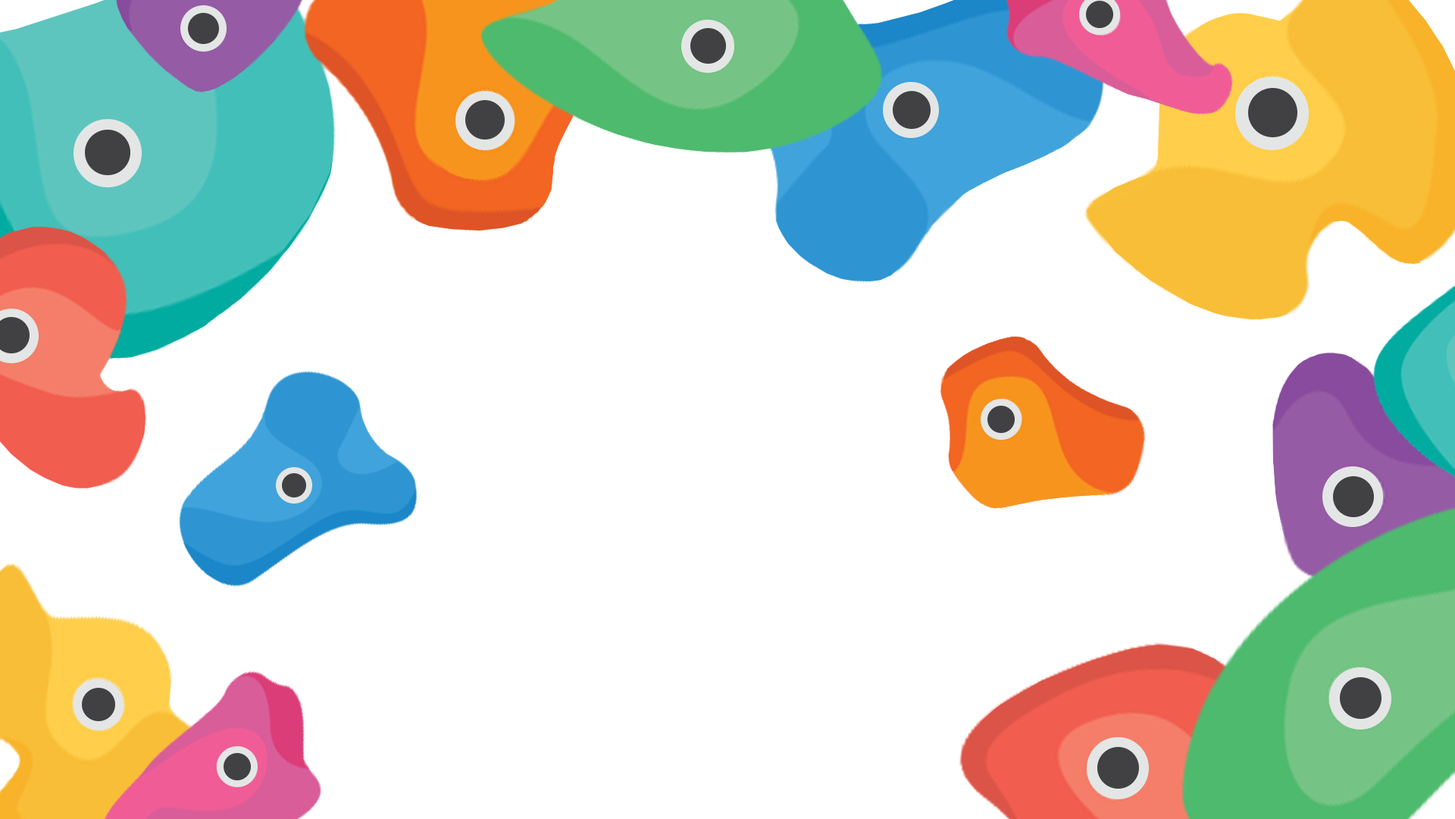
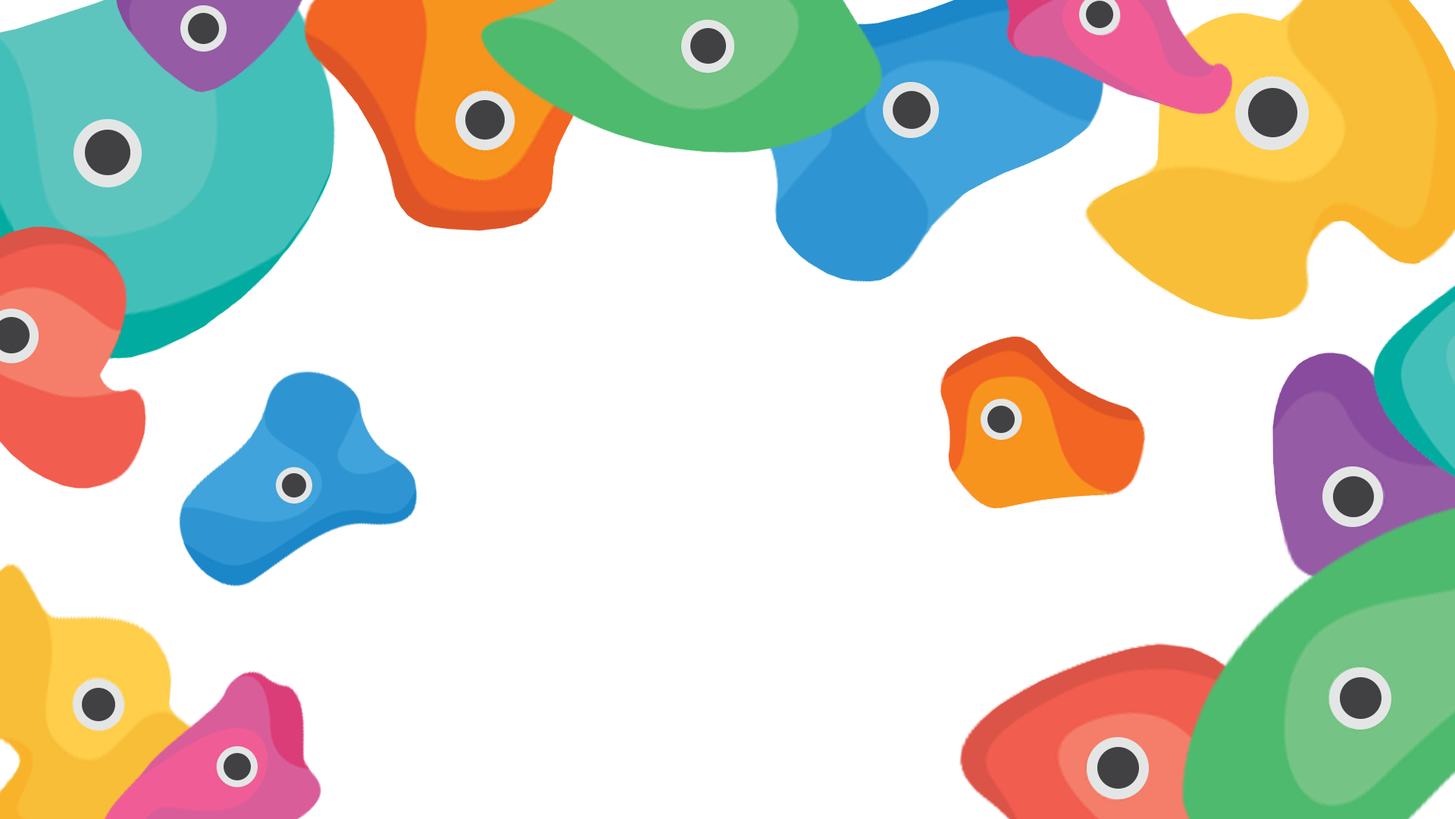
Two versions of the same layered image (1455x819). Layer-by-layer changes:
painted on "Background" over (321, 62, 1275, 427)
